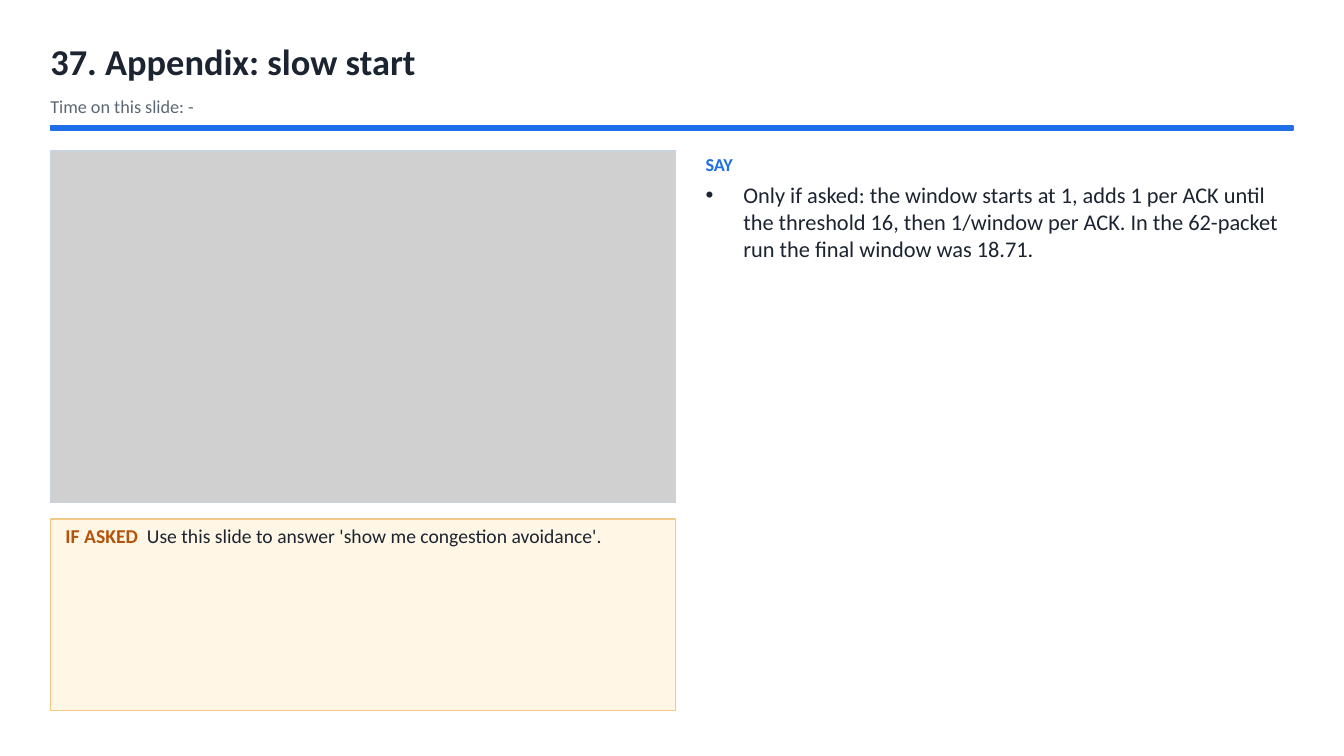
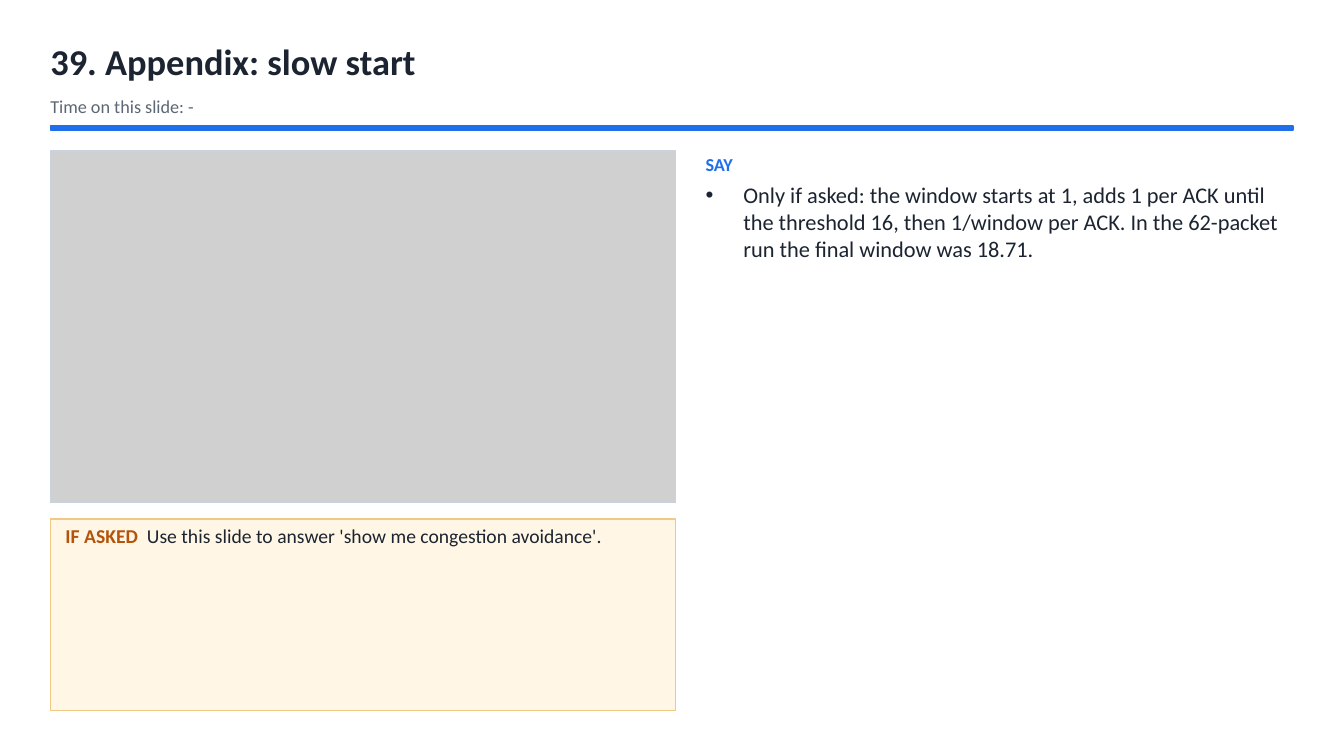
Before and after one commit to Capsturrrr/REPLIC, a slide deck: slide 41 of docs/RUDP_Host_Guide.pptx (slide 39 before the commit). Drawn at 1344x756 pixels with LibreOffice and Linux fonts; fonts in the diff are those of the drawing; grey boxes stand for pictures. Boxes give left, top, right and bottom in pixels: in the first picture for what was removed or moved away, otherwise in the second. Text is boxed around its words. In the diff, an @@ line names an element or a change of style, - is before the commit and + after.

```diff
--- a/docs/RUDP_Host_Guide.pptx
+++ b/docs/RUDP_Host_Guide.pptx
@@ text at (50, 49, 416, 81): text changed @@
-37. Appendix: slow start
+39. Appendix: slow start
```
Also in this commit, not shown: 7 other slides changed, 2 slides added, 5 other files.
